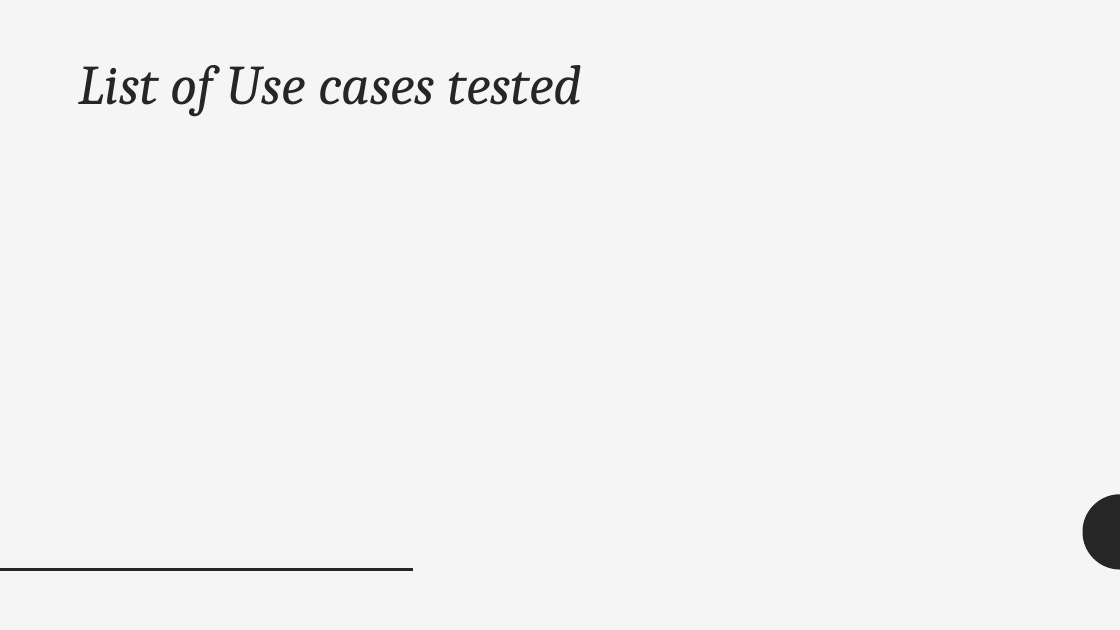
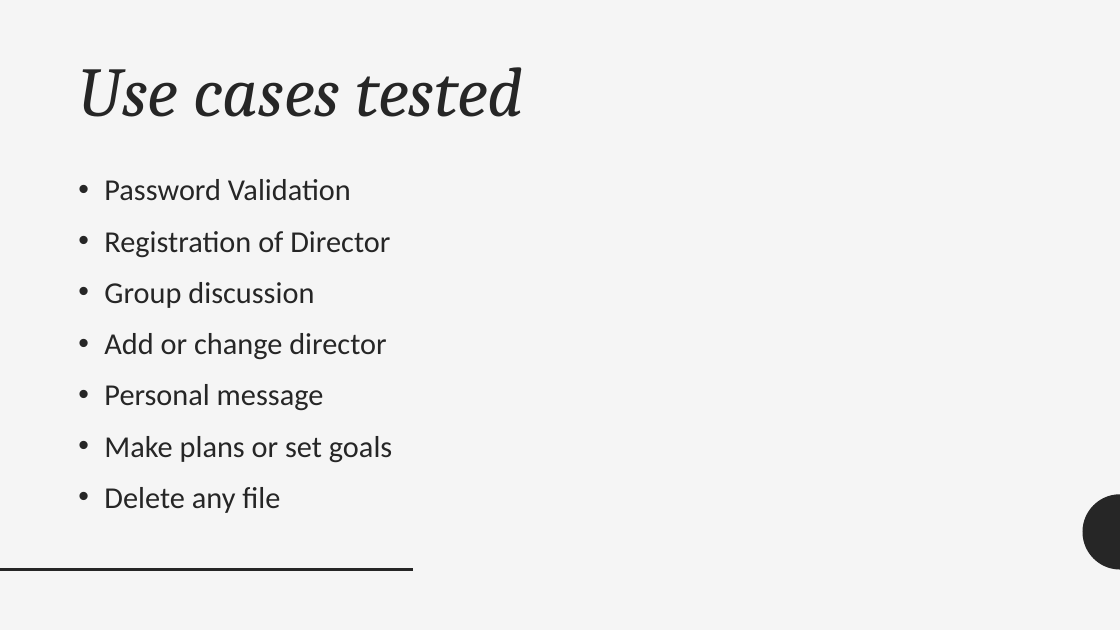
Before and after one commit to saksham2410/CS223_Apr18_09, a slide deck: slide 8 of presentation.pptx. Drawn at 1120x630 pixels with LibreOffice and Linux fonts; fonts in the diff are those of the drawing. Boxes give left, top, right and bottom in pixels: in the first picture for what was removed or moved away, otherwise in the second. Text is boxed around its words. In the diff, an @@ line names an element or a change of style, - is before the commit and + after.

```diff
--- a/presentation.pptx
+++ b/presentation.pptx
@@ title at (78, 67, 523, 117): text changed; size 48 to 60 pt @@
-List of Use cases tested
+Use cases tested
@@ text added at (104, 179, 392, 513), 26 pt, text #262626 @@
+• Password Validation
+• Registration of Director
+• Group discussion
+• Add or change director
+• Personal message
+• Make plans or set goals
+• Delete any file
```
Also in this commit, not shown: 2 other slides changed, 1 other file.
